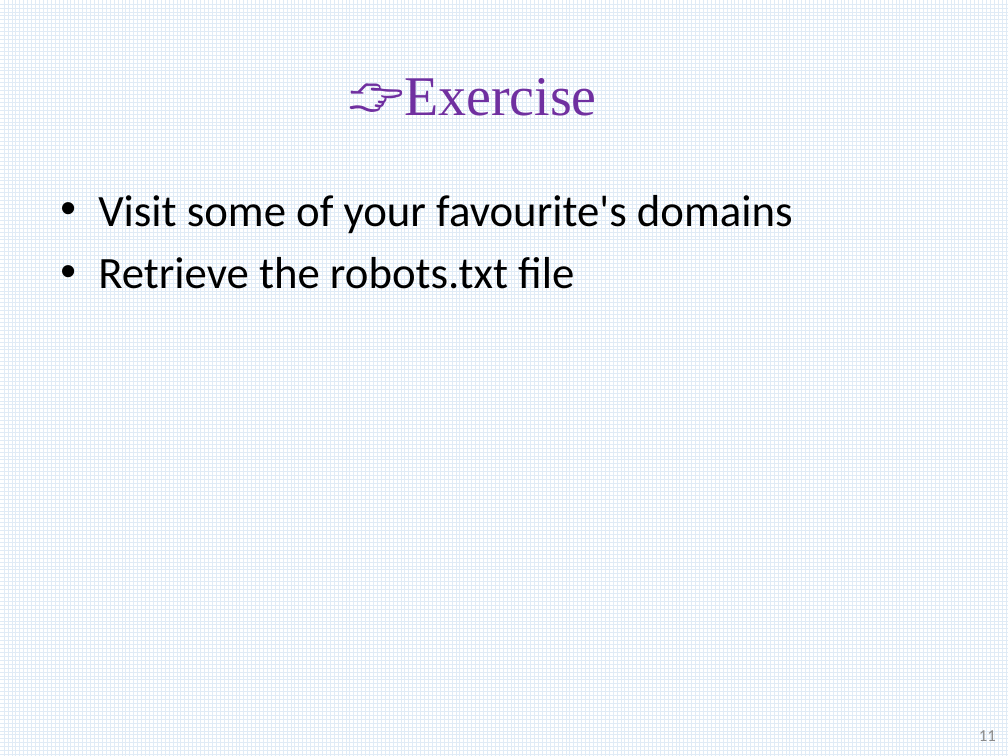
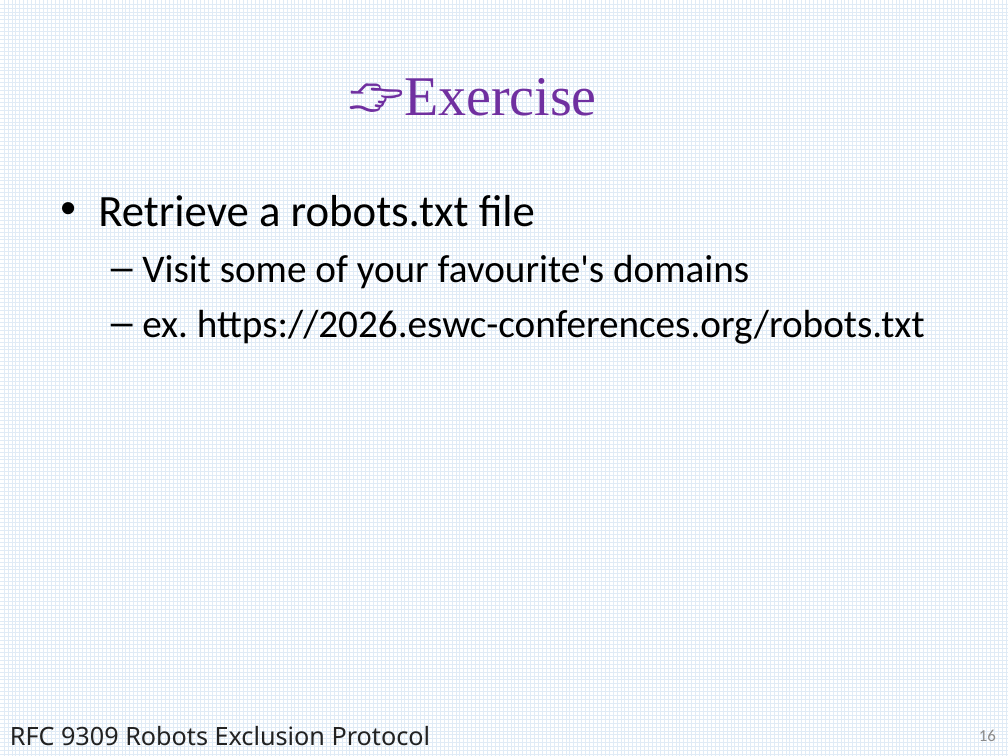
Before and after one commit to PoTr-KNoWS/odrl-tutorial, a slide deck: slide 16 of presentations/2026.05.10 Introduction to policies, policy languages and ODRL (Víctor).pptx (slide 11 before the commit). Drawn at 1008x756 pixels with LibreOffice and Linux fonts; fonts in the diff are those of the drawing; background and template pictures are left out. Boxes give left, top, right and bottom in pixels: in the first picture for what was removed or moved away, otherwise in the second. Text is boxed around its words. In the diff, an @@ line names an element or a change of style, - is before the commit and + after.

```diff
--- a/presentations/2026.05.10 Introduction to policies, policy languages and ODRL (Víctor).pptx
+++ b/presentations/2026.05.10 Introduction to policies, policy languages and ODRL (Víctor).pptx
@@ text at [98, 195, 535, 227]: paragraph added @@
+• Retrieve a robots.txt file
@@ text at [142, 254, 749, 289]: size 32 to 28 pt in "Visit some of your favourite's domains"; bullet • to –; list level 1 to 2 in "Visit some of your favourite's ..." @@
@@ text at [142, 309, 925, 344]: text changed; size 32 to 28 pt @@
-• Retrieve the robots.txt file
+  – ex. https://2026.eswc-conferences.org/robots.txt
@@ text added at [10, 726, 431, 746], 18 pt, text #222222 @@
+RFC 9309 Robots Exclusion Protocol
@@ page number at [979, 730, 996, 741]: text changed @@
-11
+16
```
Also in this commit, not shown: 15 other slides changed, 40 slides added, 2 slides removed.
